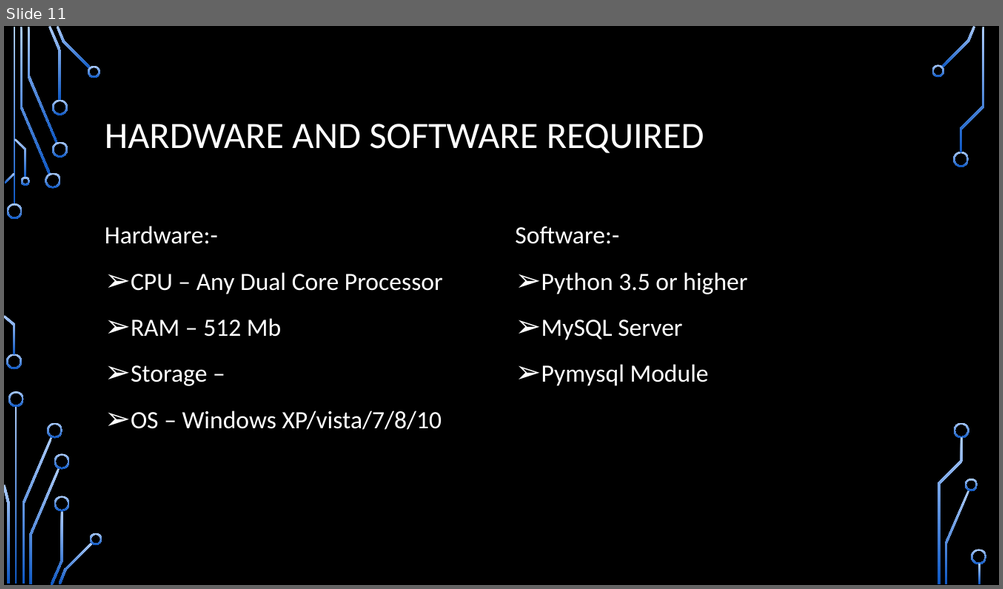
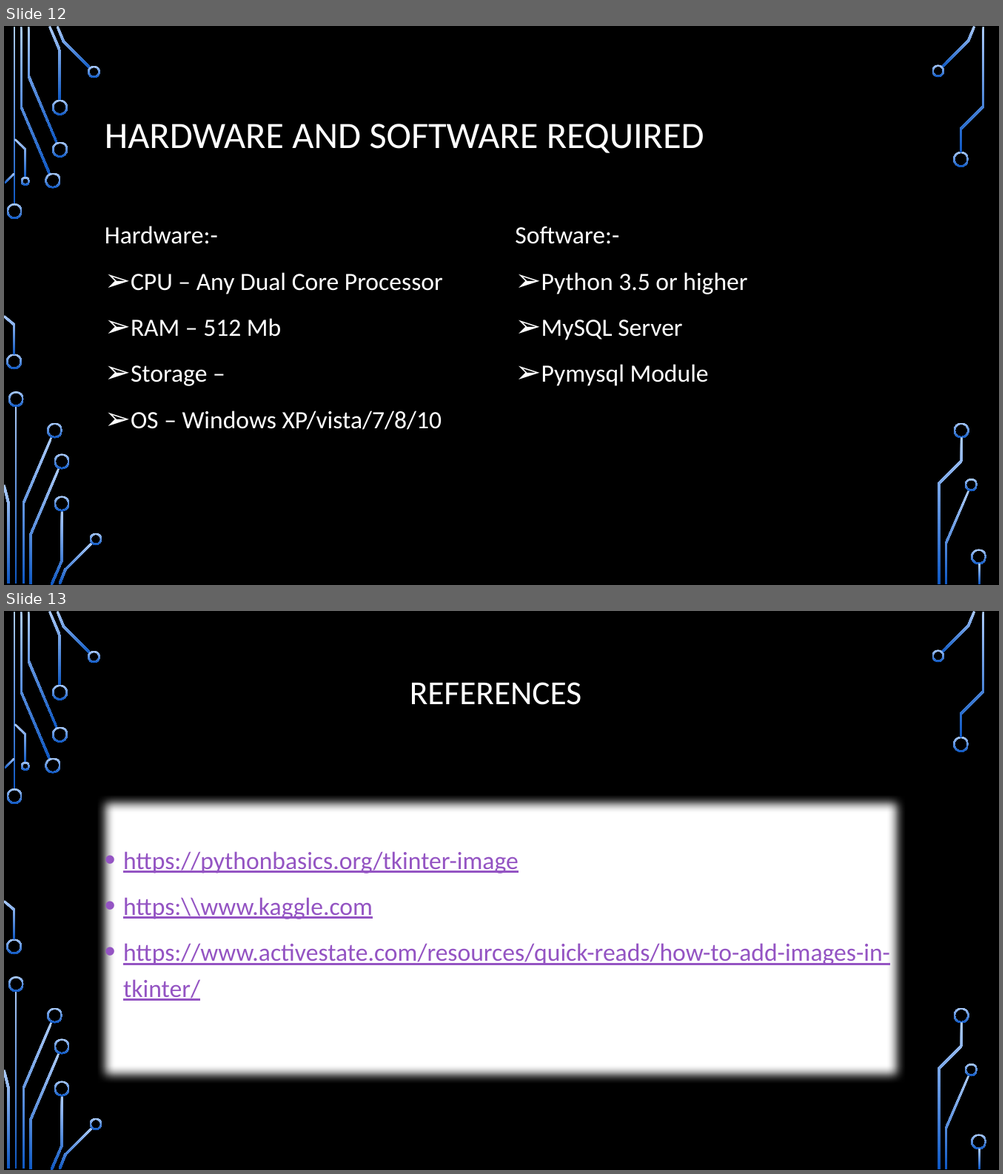
Before and after one commit to vyasaman/movie-ticket-booking, a slide deck: Movie Ticket Booking System.pptx. Shown one above the other, each under a label of ours: slide 11 before the commit, slides 12 and 13 after it. The pictures are 1003x589 and 1003x1174 pixels, drawn with LibreOffice and Linux fonts; fonts in the diff are those of the drawing; background and template pictures are left out. Boxes give left, top, right and bottom in pixels: in the first picture for what was removed or moved away, otherwise in the second. Text is boxed around its words. In the diff, an @@ line names an element or a change of style, - is before the commit and + after.

```diff
--- a/Movie Ticket Booking System.pptx
+++ b/Movie Ticket Booking System.pptx
@@ slide 13 added at (x1=4, y1=611, x2=999, y2=1170), background picture (left out); not listed: 36 template elements that a slide beside it also shows @@
@@ title added at (x1=410, y1=682, x2=581, y2=705), 32.4 pt, text #FFFFFF @@
+REFERENCES
@@ text added at (x1=97, y1=795, x2=905, y2=1083), fill #FFFFFF, outline #000000 1.25 pt, 24 pt, text #9454C3, underline @@
+• https://pythonbasics.org/tkinter-image
+• https:\\www.kaggle.com
+• https://www.activestate.com/resources/quick-reads/how-to-add-images-in-tkinter/
@@ what was slide 11 is now slide 12 @@
```
Also in this commit, not shown: 3 slides changed, 1 other slide added, 1 slide removed.
